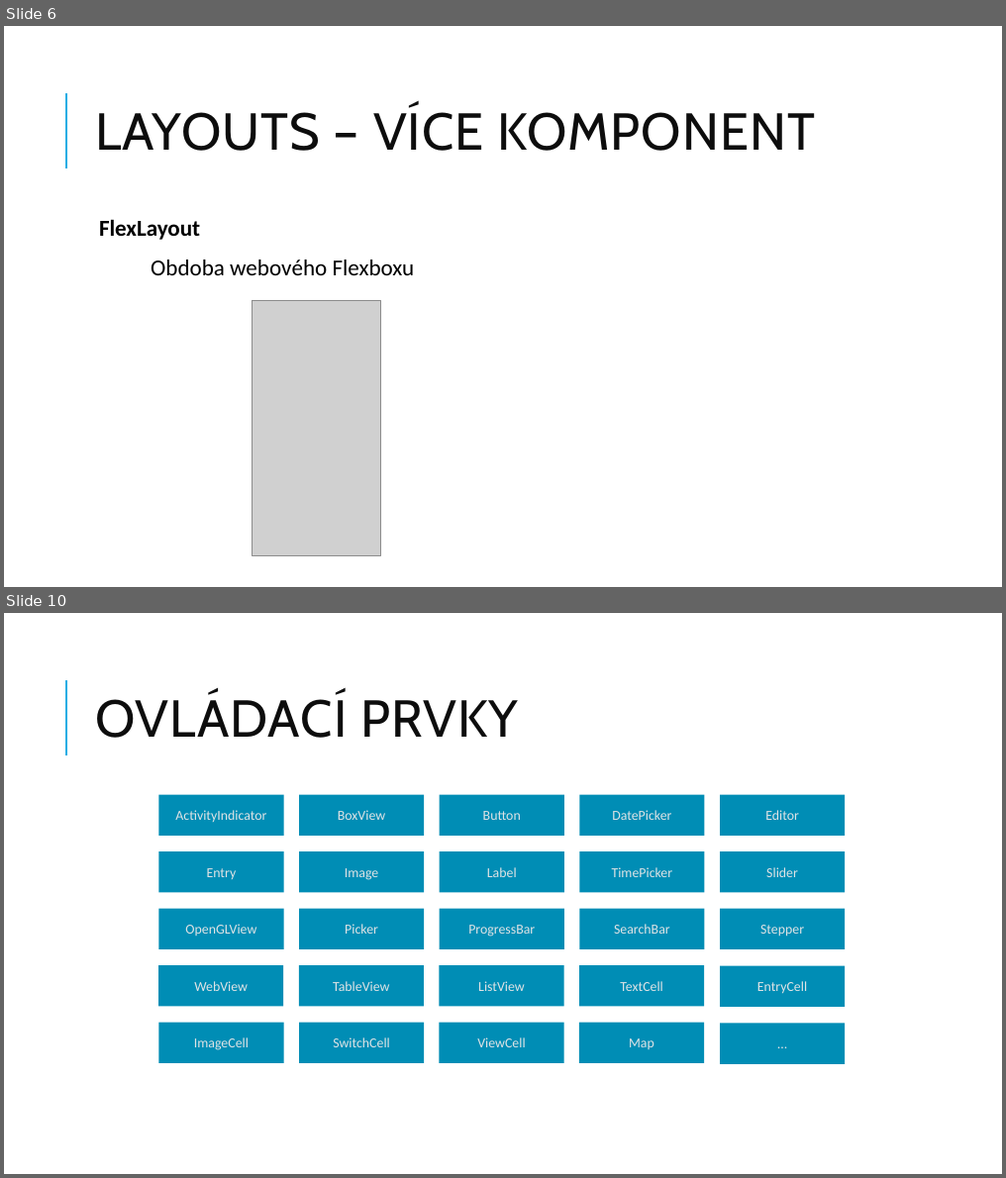
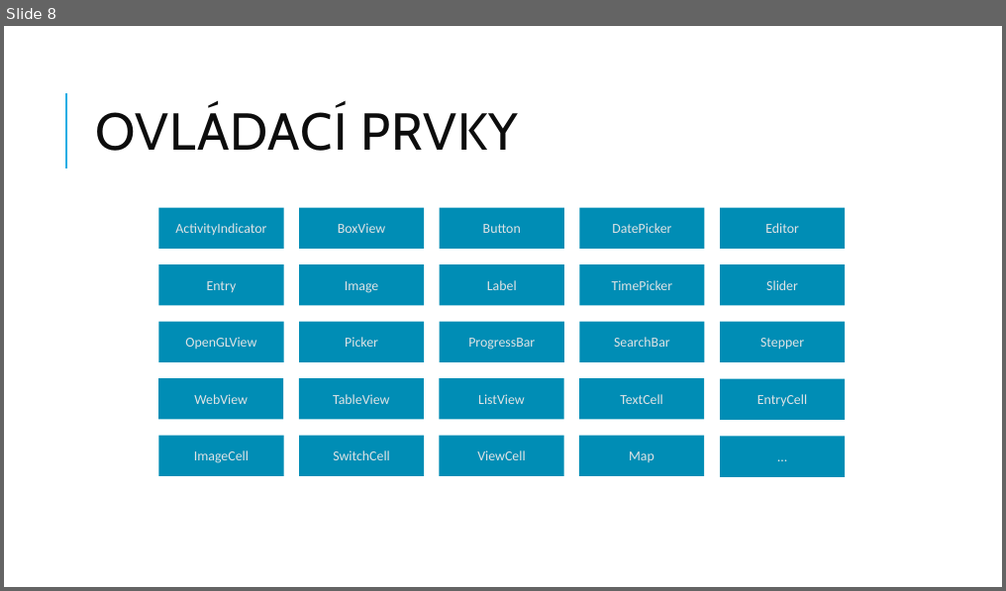
Before and after one commit to jasho/pv239-maui, a slide deck: 02_Design/PV239-Xamarin-02_Design.pptx. Shown one above the other, each under a label of ours: slides 6 and 10 before the commit, slide 8 after it; the slides between them are not shown. The pictures are 1006x1178 and 1006x591 pixels, drawn with LibreOffice and Linux fonts; fonts in the diff are those of the drawing; grey boxes stand for pictures. Boxes give left, top, right and bottom in pixels: in the first picture for what was removed or moved away, otherwise in the second. Text is boxed around its words. In the diff, an @@ line names an element or a change of style, - is before the commit and + after.

```diff
--- a/02_Design/PV239-Xamarin-02_Design.pptx
+++ b/02_Design/PV239-Xamarin-02_Design.pptx
@@ slide 6 removed at bbox=[4, 26, 1002, 587], background #FFFFFF; not listed: 1 template element that a slide beside it also shows @@
@@ title removed at bbox=[95, 106, 816, 151] @@
-LAYOUTS – VÍCE KOMPONENT
@@ text removed at bbox=[99, 219, 415, 275] @@
-  FlexLayout
-Obdoba webového Flexboxu
@@ picture removed at bbox=[252, 300, 380, 556] @@
@@ what was slide 10 is now slide 8 @@
```
Also in this commit, not shown: 9 slides changed, 1 slide added, 1 other slide removed.
